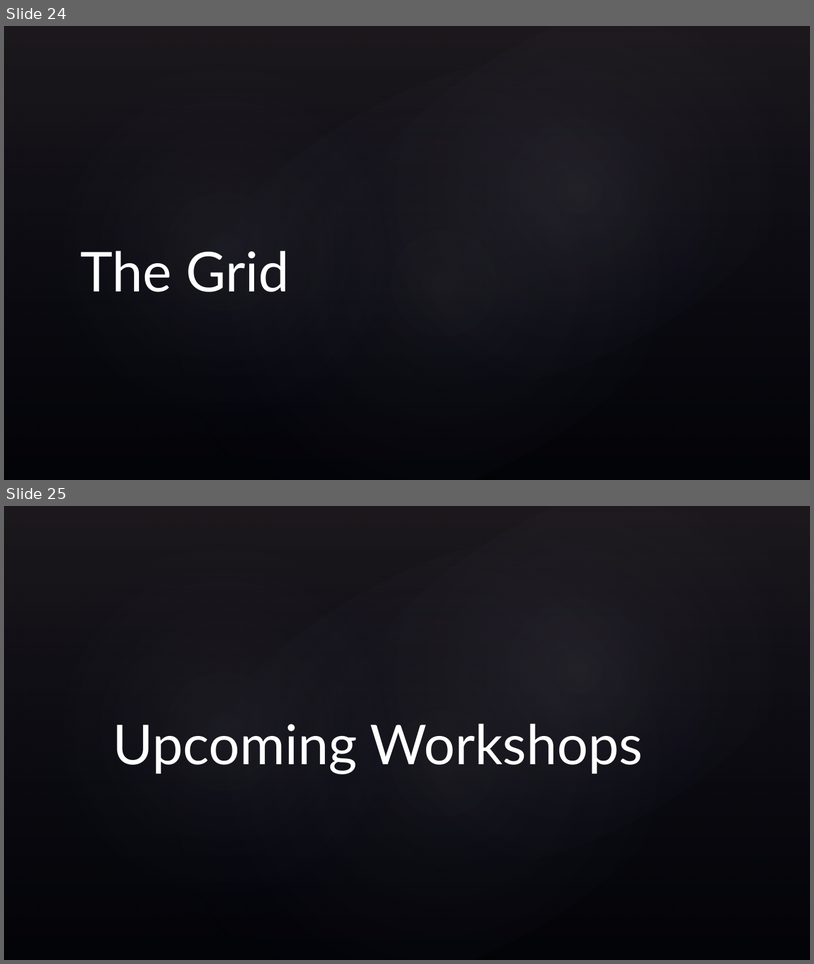
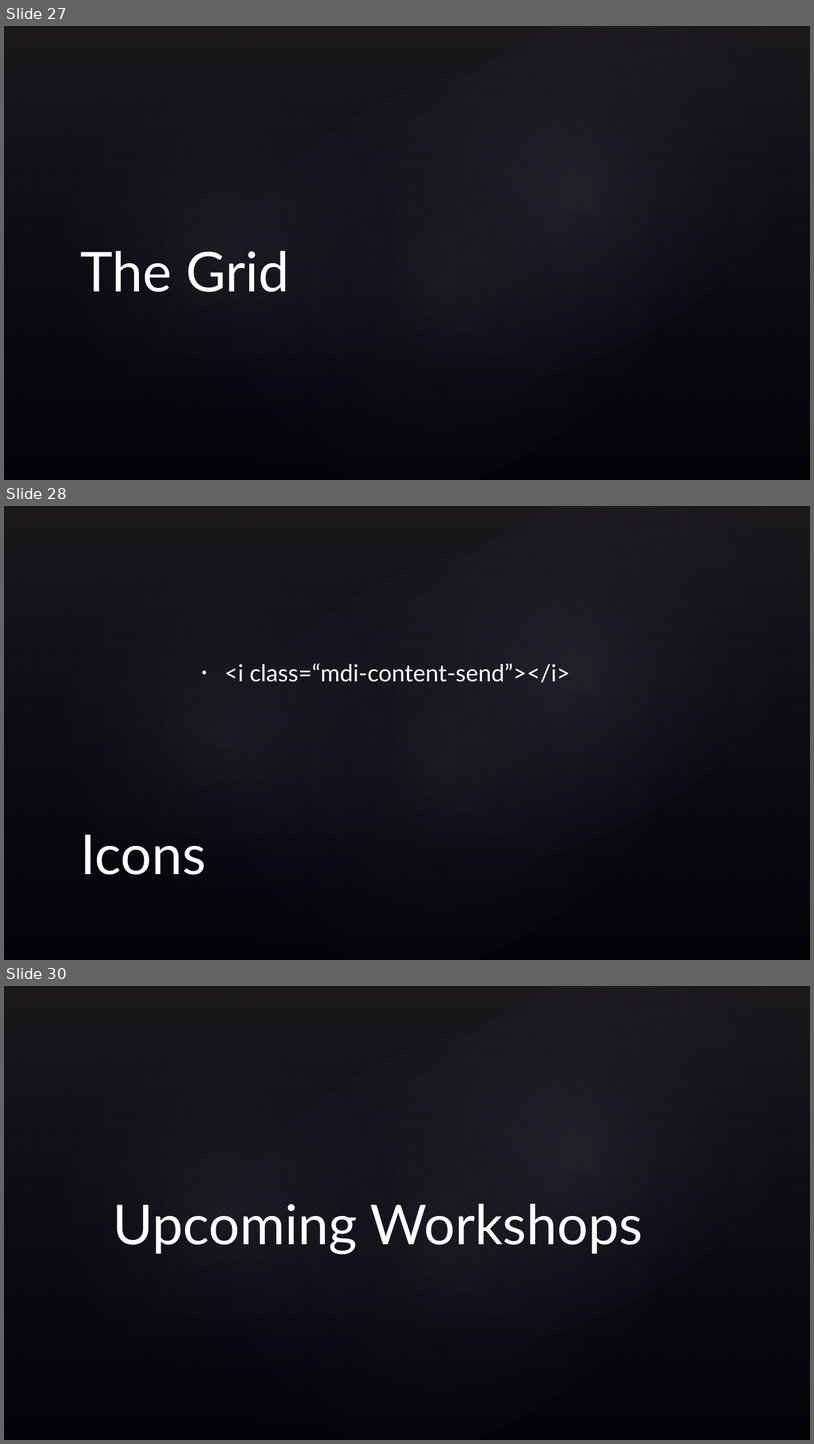
Before and after one commit to Dogfalo/WDW-CSS-Workshop, a slide deck: CSS Frameworks.pptx. Shown one above the other, each under a label of ours: slides 24 and 25 before the commit, slides 27, 28 and 30 after it; the slides between them are not shown. The pictures are 814x964 and 814x1444 pixels, drawn with LibreOffice and Linux fonts; fonts in the diff are those of the drawing; background and template pictures are left out. Boxes give left, top, right and bottom in pixels: in the first picture for what was removed or moved away, otherwise in the second. Text is boxed around its words. In the diff, an @@ line names an element or a change of style, - is before the commit and + after.

```diff
--- a/CSS Frameworks.pptx
+++ b/CSS Frameworks.pptx
@@ slide 28 added at [4, 506, 810, 960], background picture (left out); not listed: 4 template elements that a slide beside it also shows @@
@@ text added at [224, 663, 571, 682], 21 pt, text #FFFFFF @@
+• <i class=“mdi-content-send”></i>
@@ title added at [81, 834, 207, 874], 49 pt, text #FFFFFF @@
+Icons
@@ what was slide 24 is now slide 27 @@
@@ what was slide 25 is now slide 30 @@
```
Also in this commit, not shown: 5 slides changed, 6 other slides added, 2 slides removed, 1 other file.
